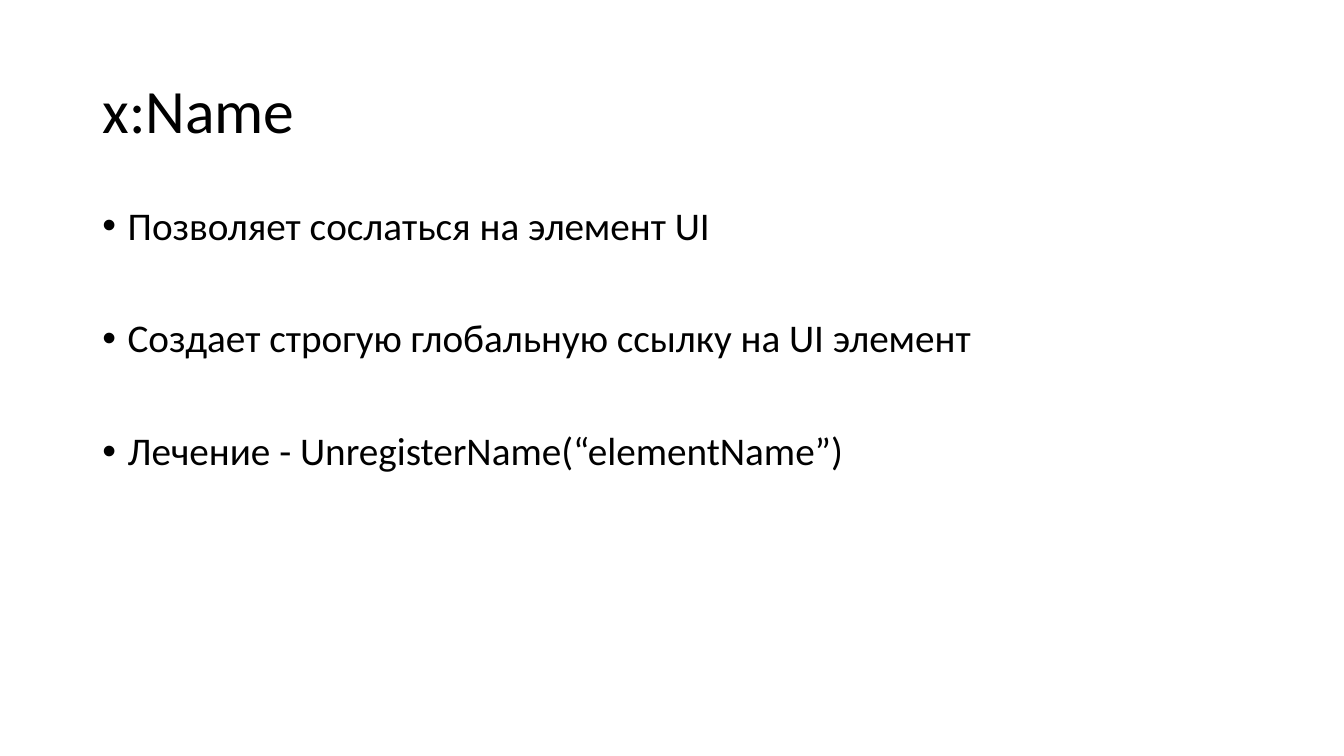
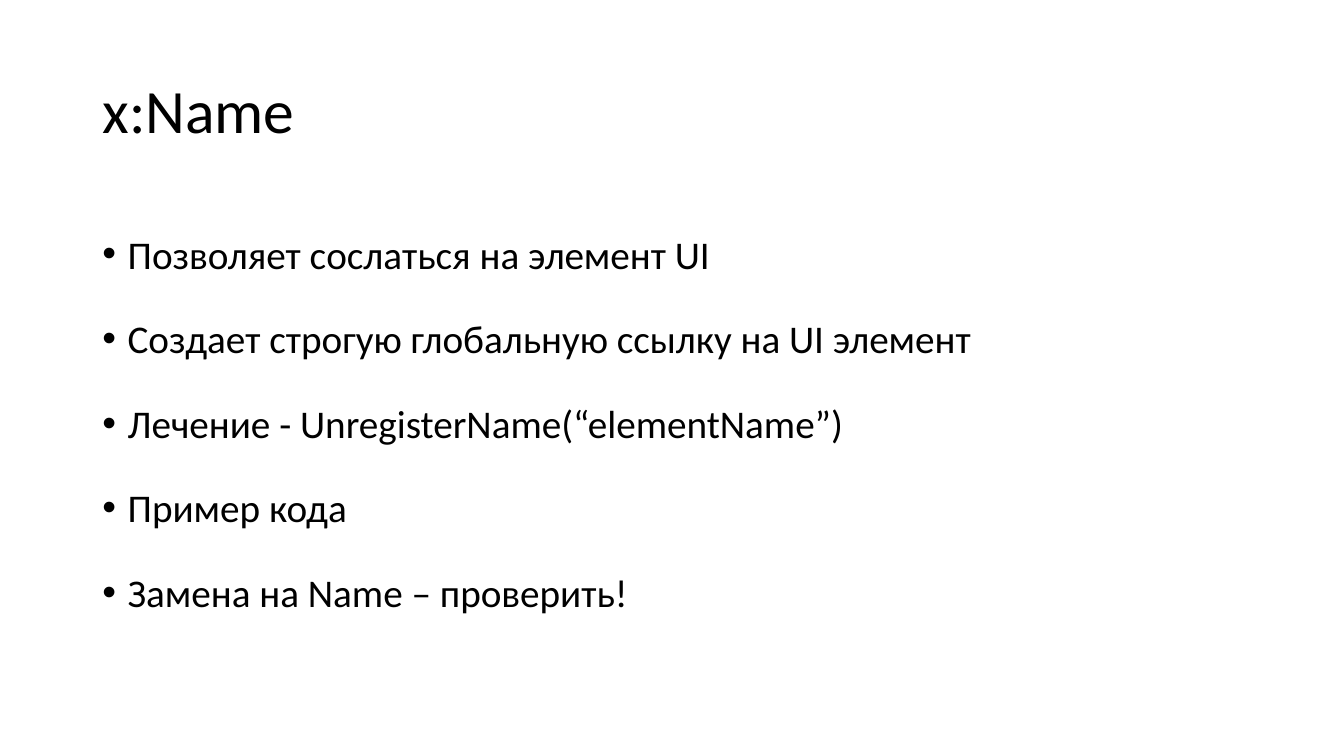
Before and after one commit to Talrandel/MemoryLeak, a slide deck: slide 7 of Утечки памяти.pptx (slide 6 before the commit). Drawn at 1344x756 pixels with LibreOffice and Linux fonts; fonts in the diff are those of the drawing. Boxes give left, top, right and bottom in pixels: in the first picture for what was removed or moved away, otherwise in the second. Text is boxed around its words. In the diff, an @@ line names an element or a change of style, - is before the commit and + after.

```diff
--- a/Утечки памяти.pptx
+++ b/Утечки памяти.pptx
@@ text at [128,244,971,445]: line spacing 0.9 to 1.5 @@
@@ text at [128,497,628,614]: paragraphs added @@
+• Пример кода
+• Замена на Name – проверить!
```
Also in this commit, not shown: 6 other slides changed, 10 slides added, 1 slide removed, 30 other files.
